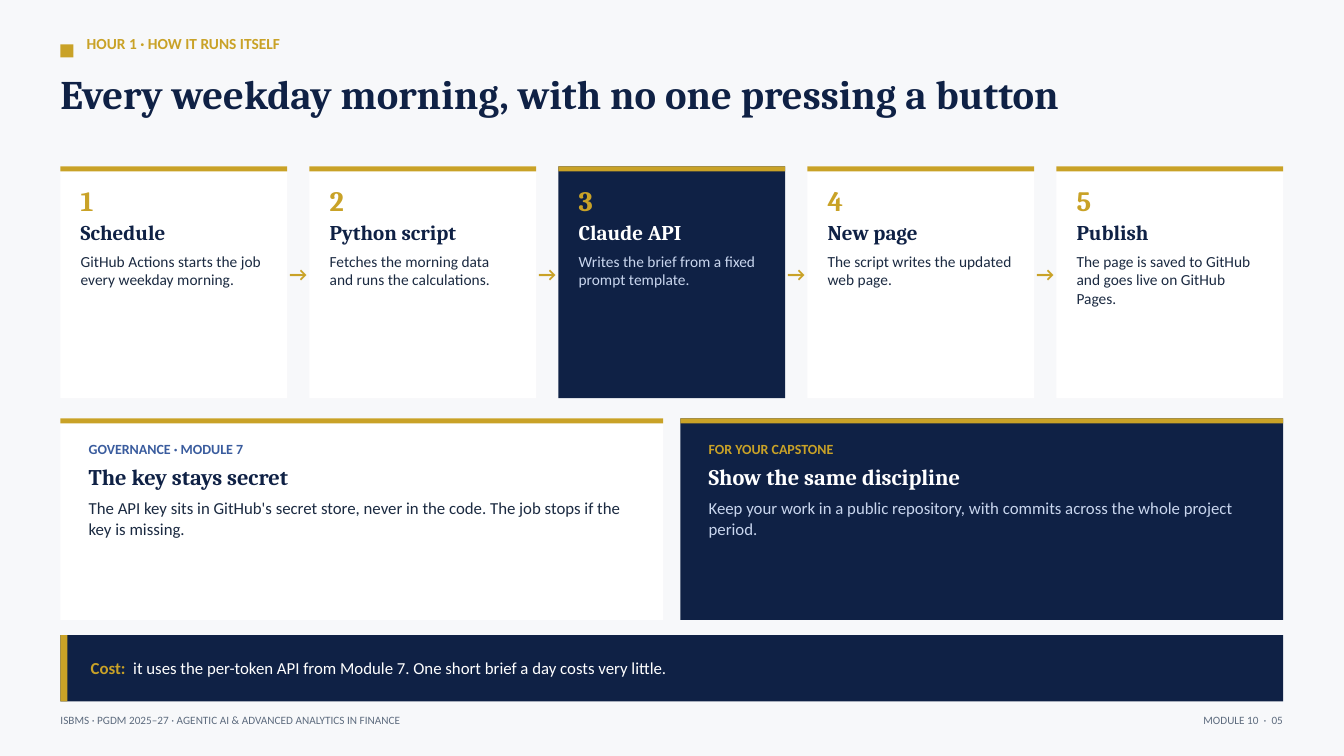
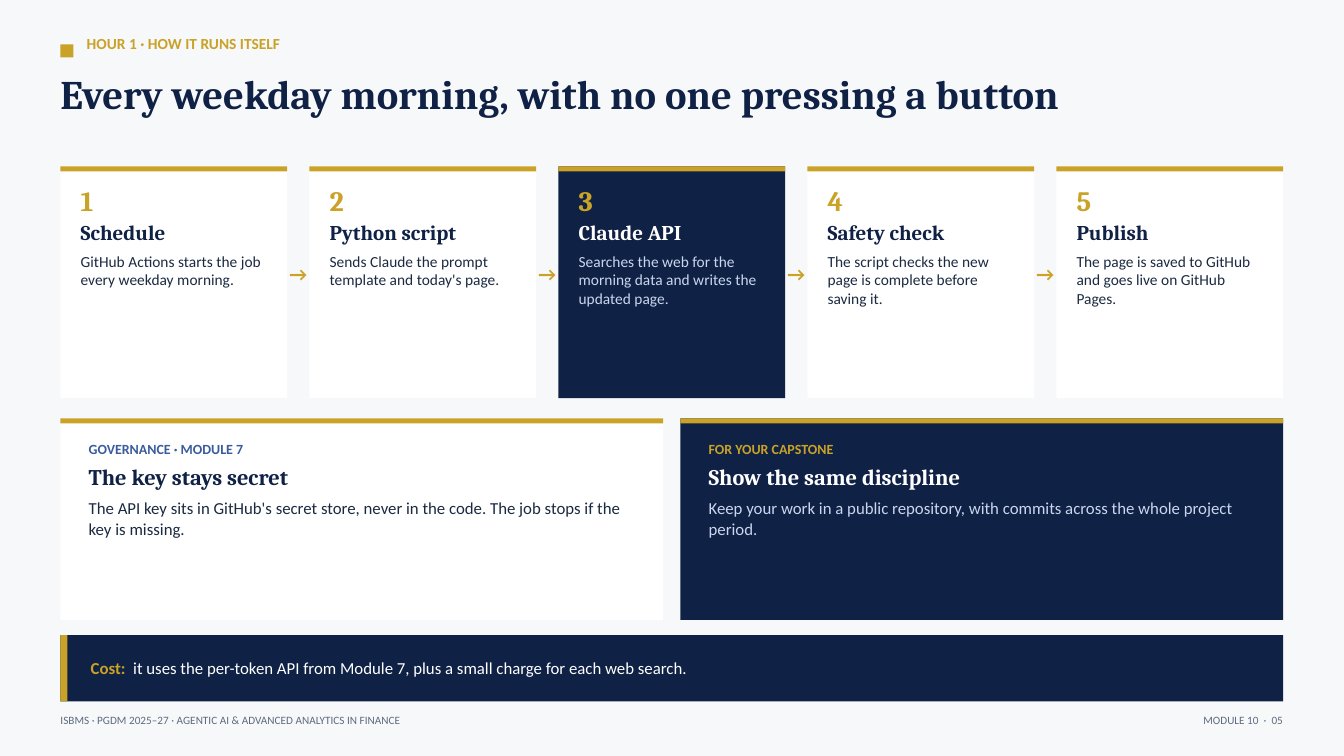
Before and after one commit to tejasgjadhav/AIFINANCE, a slide deck: slide 5 of slides/Module-10-GCC-Capstone.pptx. Drawn at 1344x756 pixels with LibreOffice and Linux fonts; fonts in the diff are those of the drawing. Boxes give left, top, right and bottom in pixels: in the first picture for what was removed or moved away, otherwise in the second. Text is boxed around its words. In the diff, an @@ line names an element or a change of style, - is before the commit and + after.

```diff
--- a/slides/Module-10-GCC-Capstone.pptx
+++ b/slides/Module-10-GCC-Capstone.pptx
@@ text at (x1=828, y1=225, x2=989, y2=307): text changed @@
-New page
-The script writes the updated web page.
+Safety check
+The script checks the new page is complete before saving it.
@@ text at (x1=330, y1=256, x2=499, y2=288): text changed @@
-Fetches the morning data and runs the calculations.
+Sends Claude the prompt template and today's page.
@@ text at (x1=579, y1=256, x2=756, y2=307): text changed @@
-Writes the brief from a fixed prompt template.
+Searches the web for the morning data and writes the updated page.
@@ text at (x1=91, y1=662, x2=687, y2=677): text changed @@
-Cost: it uses the per-token API from Module 7. One short brief a day costs very little.
+Cost: it uses the per-token API from Module 7, plus a small charge for each web search.
```
Also in this commit, not shown: 1 other slide changed, 11 other files.
